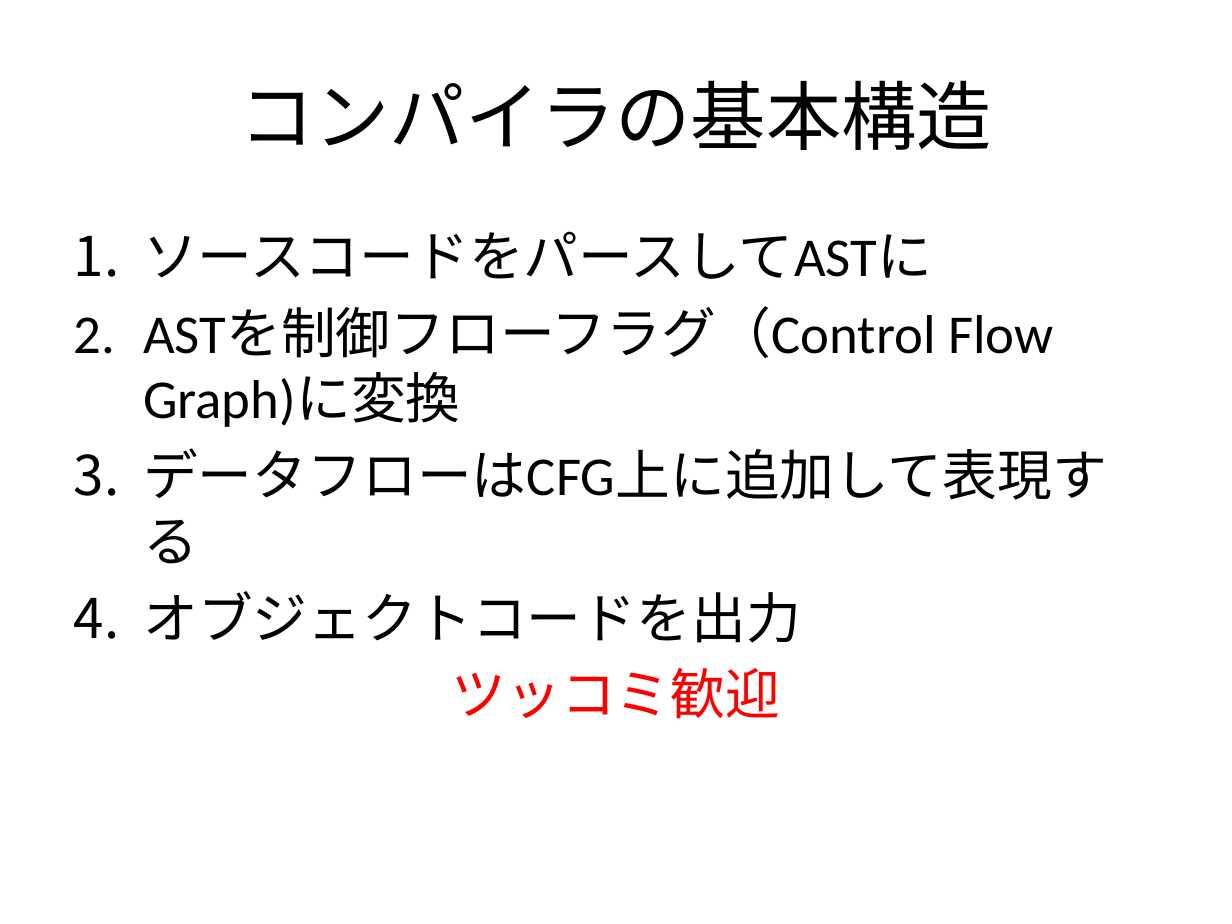
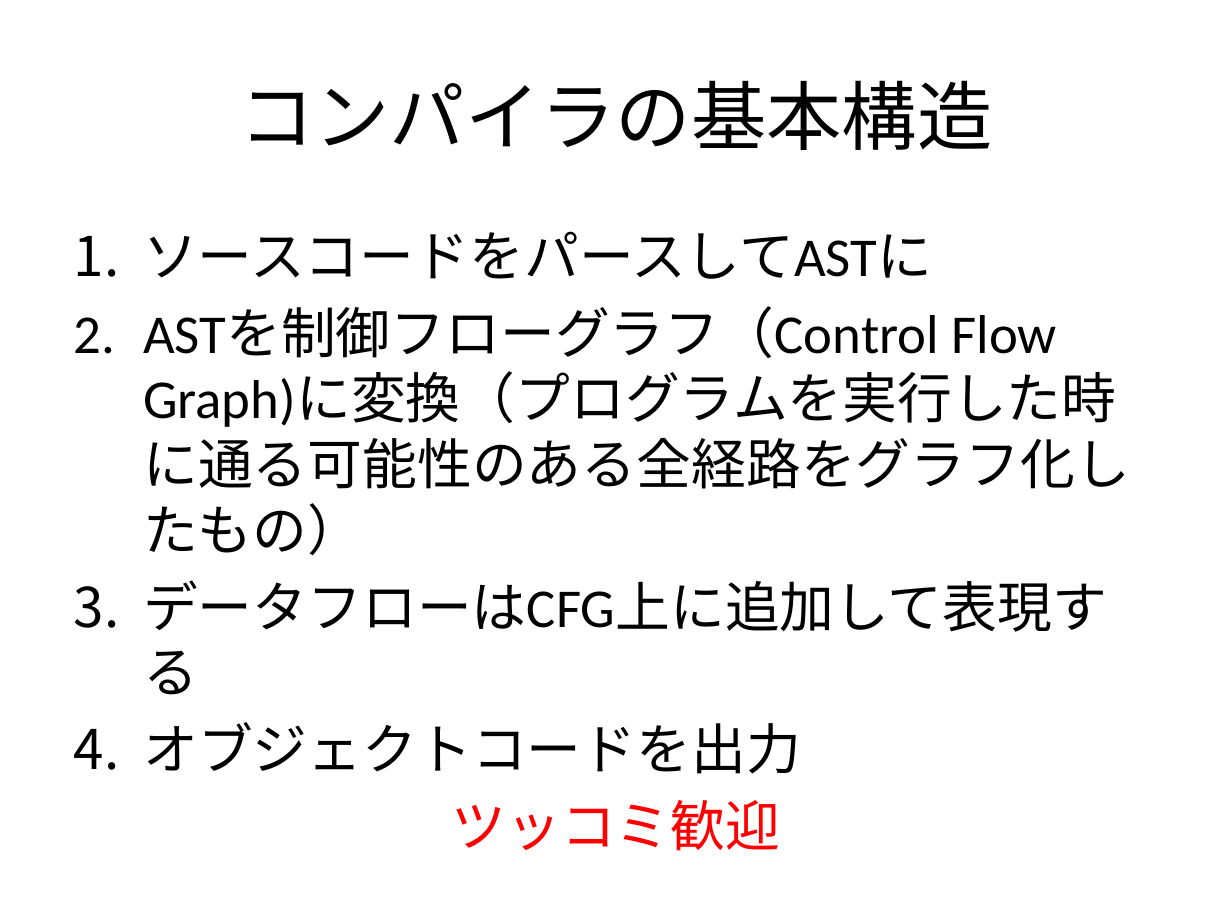
Before and after one commit to f-akazawa/akaz_uecdevelop, a slide deck: slide 23 of doc/20141009親ゼミ用.pptx. Drawn at 1232x924 pixels with LibreOffice and Linux fonts; fonts in the diff are those of the drawing. Boxes give left, top, right and bottom in pixels: in the first picture for what was removed or moved away, otherwise in the second. Text is boxed around its words. In the diff, an @@ line names an element or a change of style, - is before the commit and + after.

```diff
--- a/doc/20141009親ゼミ用.pptx
+++ b/doc/20141009親ゼミ用.pptx
@@ text at <box>143,307,1130,555</box>: text changed @@
-2. ASTを制御フローフラグ（Control Flow Graph)に変換
+2. ASTを制御フローグラフ（Control Flow Graph)に変換（プログラムを実行した時に通る可能性のある全経路をグラフ化したもの）
```
Also in this commit, not shown: 9 other slides changed, 9 slides added.
